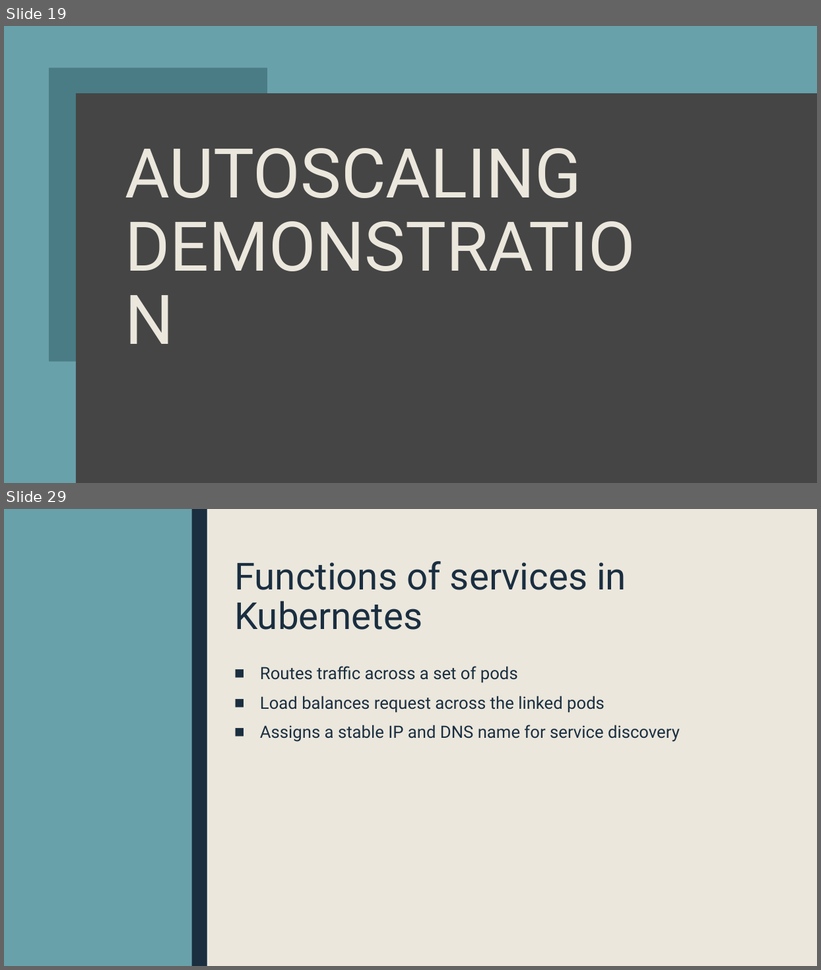
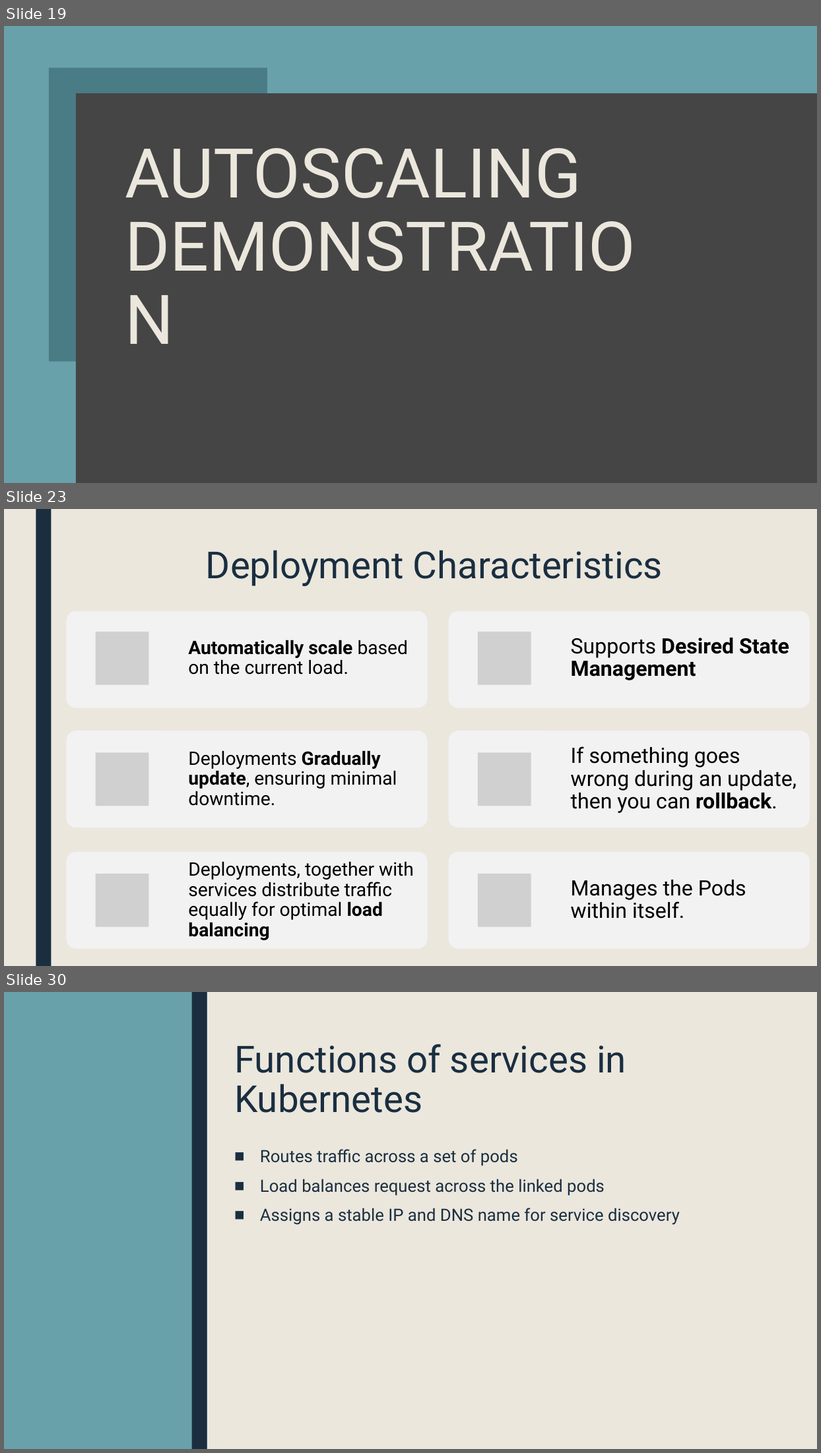
Before and after one commit to sebivenlo/ESD-2023-Kubernetes, a slide deck: presentation/Kubernetes.pptx. Shown one above the other, each under a label of ours: slides 19 and 29 before the commit, slides 19, 23 and 30 after it; the slides between them are not shown. The pictures are 821x970 and 821x1453 pixels, drawn with LibreOffice and Linux fonts; fonts in the diff are those of the drawing; grey boxes stand for pictures. Boxes give left, top, right and bottom in pixels: in the first picture for what was removed or moved away, otherwise in the second. Text is boxed around its words. In the diff, an @@ line names an element or a change of style, - is before the commit and + after.

```diff
--- a/presentation/Kubernetes.pptx
+++ b/presentation/Kubernetes.pptx
@@ slide 23 added at (4, 509, 817, 966), background #EBE7DD; not listed: 1 template element that a slide beside it also shows @@
@@ title added at (206, 550, 663, 586), 44 pt, text #1A2E40 @@
+Deployment Characteristics
@@ group added at (66, 611, 427, 949): 3 rounded rectangles, 3 pictures, 3 texts @@
+Automatically scale based on the current load.
+Deployments Gradually update, ensuring minimal downtime.
+Deployments, together with services distribute traffic equally for optimal load balancing
@@ group added at (449, 611, 810, 949): 3 rounded rectangles, 3 pictures, 3 texts @@
+Supports Desired State Management
+If something goes wrong during an update, then you can rollback.
+Manages the Pods within itself.
@@ what was slide 29 is now slide 30 @@
```
Also in this commit, not shown: 6 slides changed, 1 other slide added, 1 slide removed.
